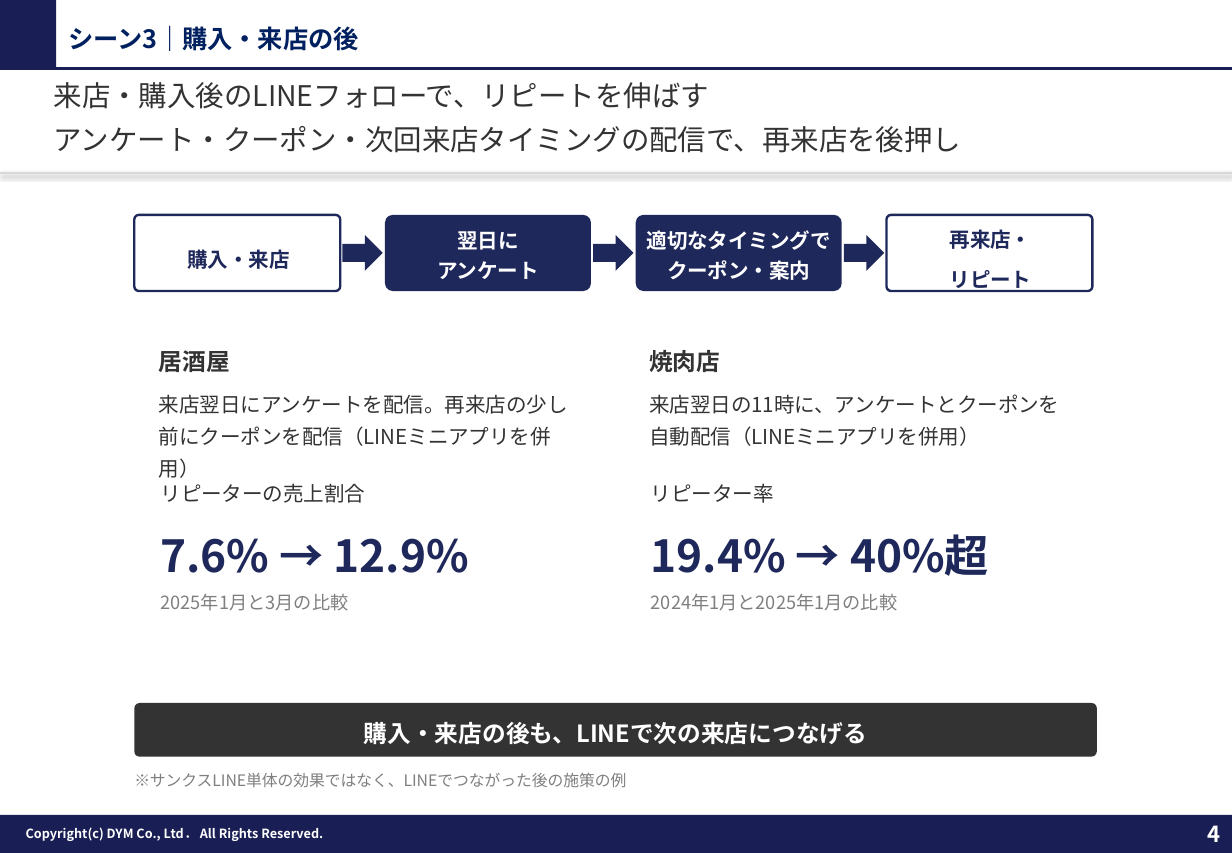
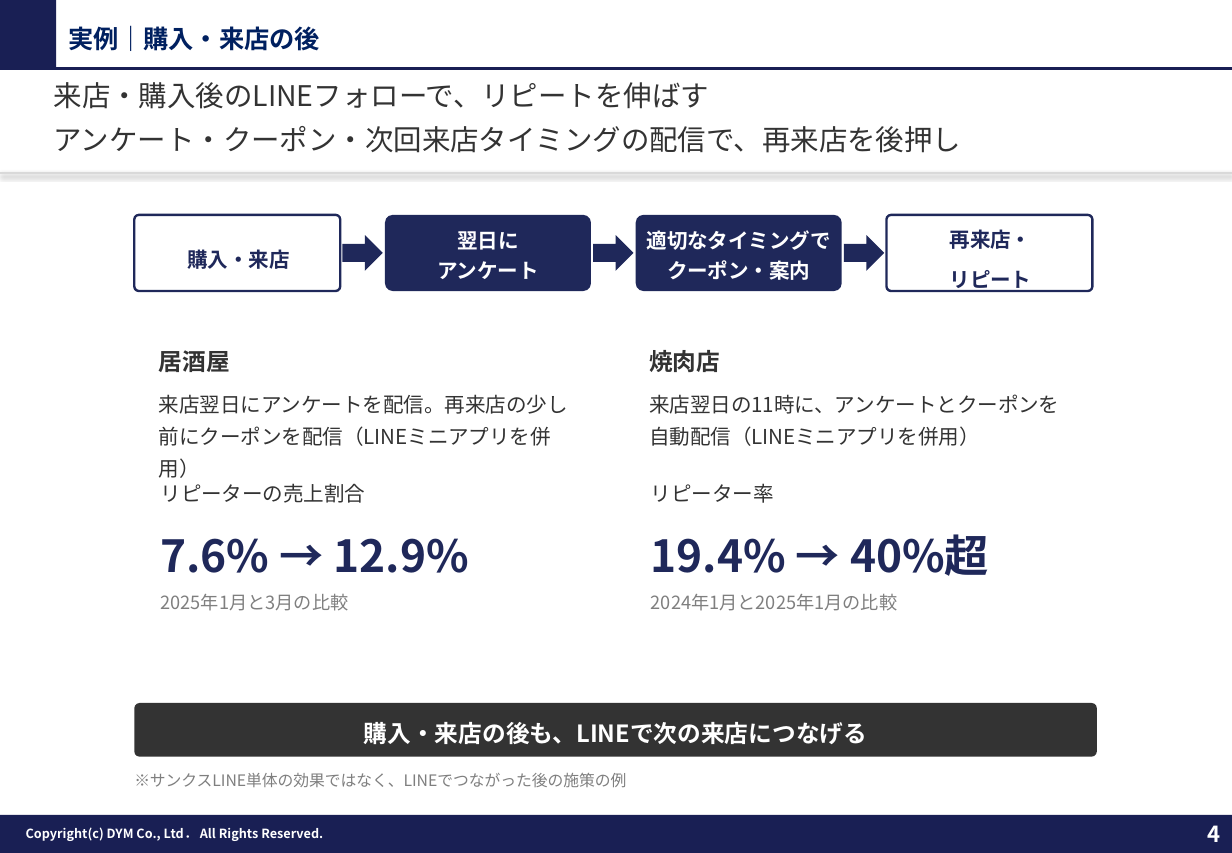
Before and after one commit to tonomura-r-dev/folder, a slide deck: slide 4 of 20261002_サンクスLINEのご提案_事例入り.pptx. Drawn at 1232x853 pixels with LibreOffice and Linux fonts; fonts in the diff are those of the drawing; background and template pictures are left out. Boxes give left, top, right and bottom in pixels: in the first picture for what was removed or moved away, otherwise in the second. Text is boxed around its words. In the diff, an @@ line names an element or a change of style, - is before the commit and + after.

```diff
--- a/20261002_サンクスLINEのご提案_事例入り.pptx
+++ b/20261002_サンクスLINEのご提案_事例入り.pptx
@@ text at [68,25,320,51]: text changed @@
-シーン3｜購入・来店の後
+実例｜購入・来店の後
```
Also in this commit, not shown: 1 other slide changed, 9 other files.
